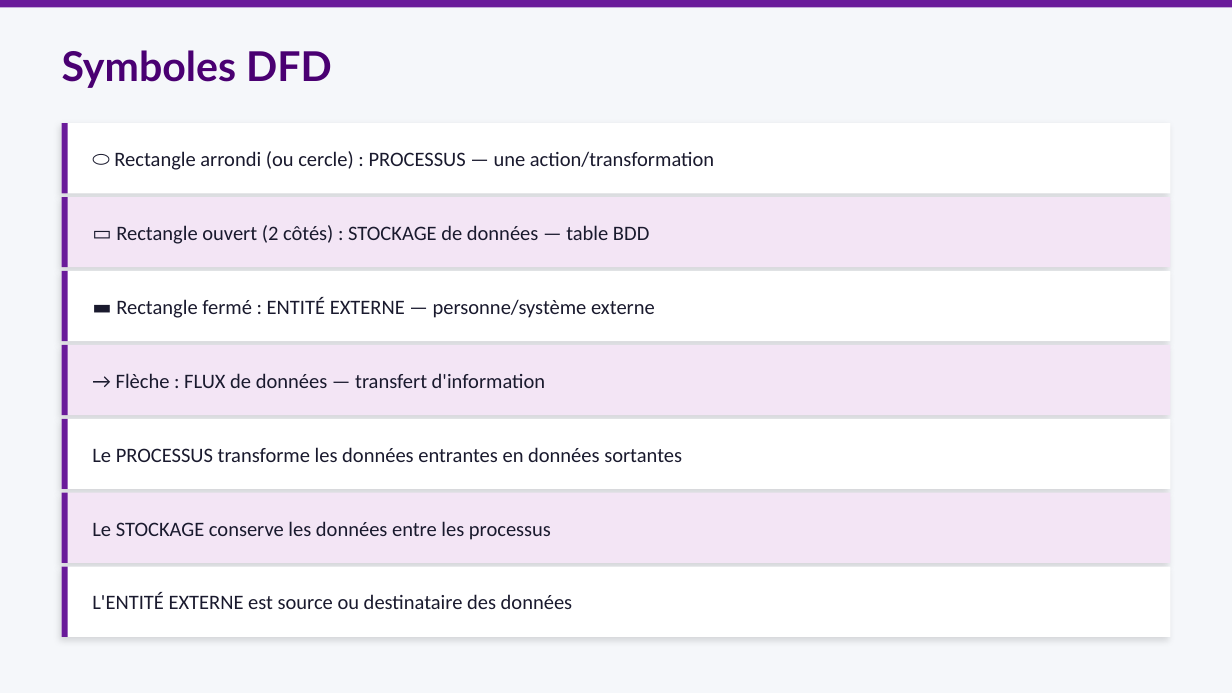
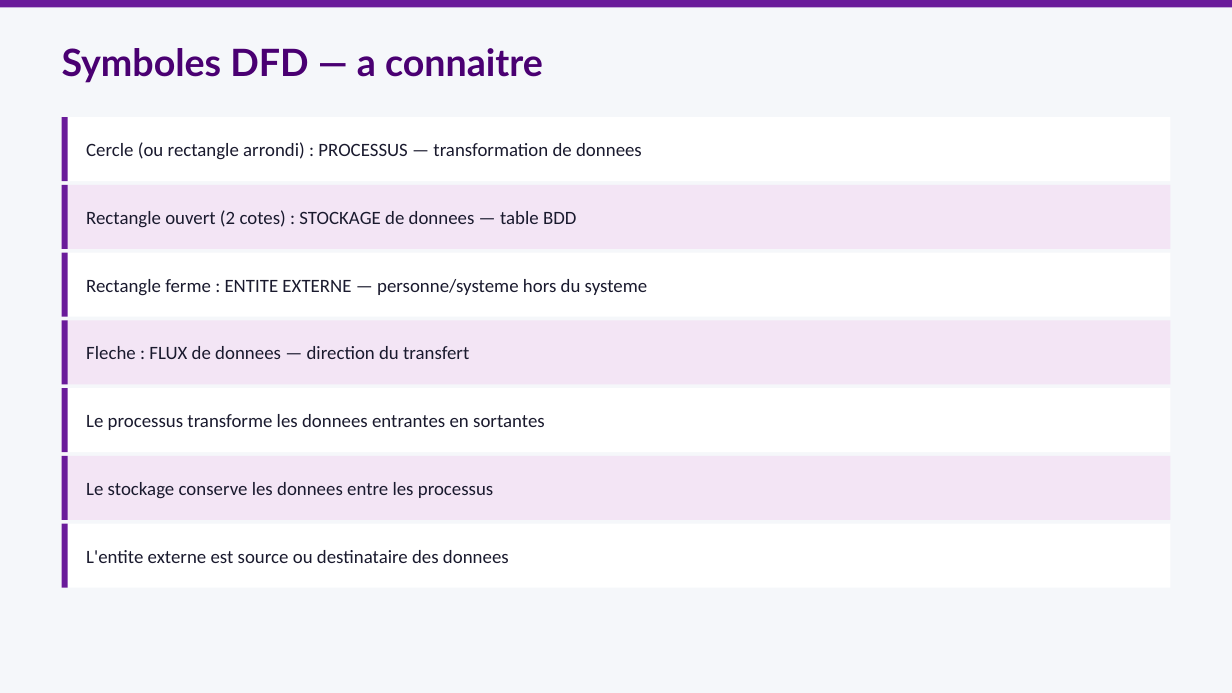
Before and after one commit to mbiTati/unit4_gamifie, a slide deck: slide 4 of pptx/Module19_Documentation_technique.pptx. Drawn at 1232x693 pixels with LibreOffice and Linux fonts; fonts in the diff are those of the drawing. Boxes give left, top, right and bottom in pixels: in the first picture for what was removed or moved away, otherwise in the second. Text is boxed around its words. In the diff, an @@ line names an element or a change of style, - is before the commit and + after.

```diff
--- a/pptx/Module19_Documentation_technique.pptx
+++ b/pptx/Module19_Documentation_technique.pptx
@@ text at (x1=62, y1=48, x2=543, y2=83): text changed; size 24 to 22 pt @@
-Symboles DFD
+Symboles DFD — a connaitre
@@ rectangle resized from (x1=62, y1=123, x2=1170, y2=193) to (x1=62, y1=117, x2=1170, y2=181) @@
@@ rectangle resized from (x1=62, y1=123, x2=68, y2=193) to (x1=62, y1=117, x2=68, y2=181) @@
@@ text at (x1=86, y1=142, x2=642, y2=160): text changed; size 12 to 11 pt @@
-⬭ Rectangle arrondi (ou cercle) : PROCESSUS — une action/transformation
+Cercle (ou rectangle arrondi) : PROCESSUS — transformation de donnees
@@ rectangle resized from (x1=62, y1=197, x2=1170, y2=267) to (x1=62, y1=185, x2=1170, y2=249) @@
@@ rectangle resized from (x1=62, y1=197, x2=68, y2=267) to (x1=62, y1=185, x2=68, y2=249) @@
@@ text at (x1=86, y1=210, x2=576, y2=228): text changed; size 12 to 11 pt @@
-▭ Rectangle ouvert (2 côtés) : STOCKAGE de données — table BDD
+Rectangle ouvert (2 cotes) : STOCKAGE de donnees — table BDD
@@ rectangle resized from (x1=62, y1=271, x2=1170, y2=341) to (x1=62, y1=253, x2=1170, y2=317) @@
@@ rectangle resized from (x1=62, y1=271, x2=68, y2=341) to (x1=62, y1=253, x2=68, y2=317) @@
@@ text at (x1=86, y1=279, x2=647, y2=296): text changed; size 12 to 11 pt @@
-▬ Rectangle fermé : ENTITÉ EXTERNE — personne/système externe
+Rectangle ferme : ENTITE EXTERNE — personne/systeme hors du systeme
@@ rectangle resized from (x1=62, y1=345, x2=1170, y2=415) to (x1=62, y1=320, x2=1170, y2=384) @@
@@ rectangle resized from (x1=62, y1=345, x2=68, y2=415) to (x1=62, y1=320, x2=68, y2=384) @@
@@ text at (x1=86, y1=346, x2=469, y2=359): text changed; size 12 to 11 pt @@
-→ Flèche : FLUX de données — transfert d'information
+Fleche : FLUX de donnees — direction du transfert
@@ rectangle resized from (x1=62, y1=419, x2=1170, y2=489) to (x1=62, y1=388, x2=1170, y2=452) @@
@@ rectangle resized from (x1=62, y1=419, x2=68, y2=489) to (x1=62, y1=388, x2=68, y2=452) @@
@@ text at (x1=86, y1=414, x2=545, y2=430): text changed; size 12 to 11 pt @@
-Le PROCESSUS transforme les données entrantes en données sortantes
+Le processus transforme les donnees entrantes en sortantes
@@ rectangle resized from (x1=62, y1=493, x2=1170, y2=563) to (x1=62, y1=456, x2=1170, y2=520) @@
@@ rectangle resized from (x1=62, y1=493, x2=68, y2=563) to (x1=62, y1=456, x2=68, y2=520) @@
@@ text at (x1=86, y1=482, x2=494, y2=499): text changed; size 12 to 11 pt @@
-Le STOCKAGE conserve les données entre les processus
+Le stockage conserve les donnees entre les processus
@@ shadow off in 7 elements at (x1=62, y1=117, x2=1170, y2=181), (x1=62, y1=185, x2=1170, y2=249), (x1=62, y1=253, x2=1170, y2=317), (x1=62, y1=320, x2=1170, y2=384), (x1=62, y1=388, x2=1170, y2=452), (x1=62, y1=456, x2=1170, y2=520), (x1=62, y1=524, x2=1170, y2=588) @@
@@ rectangle resized from (x1=62, y1=567, x2=1170, y2=637) to (x1=62, y1=524, x2=1170, y2=588) @@
@@ rectangle resized from (x1=62, y1=567, x2=68, y2=637) to (x1=62, y1=524, x2=68, y2=588) @@
@@ text at (x1=86, y1=550, x2=509, y2=563): text changed; size 12 to 11 pt @@
-L'ENTITÉ EXTERNE est source ou destinataire des données
+L'entite externe est source ou destinataire des donnees
```
Also in this commit, not shown: 6 other slides changed, 4 slides added, 2 slides removed.
